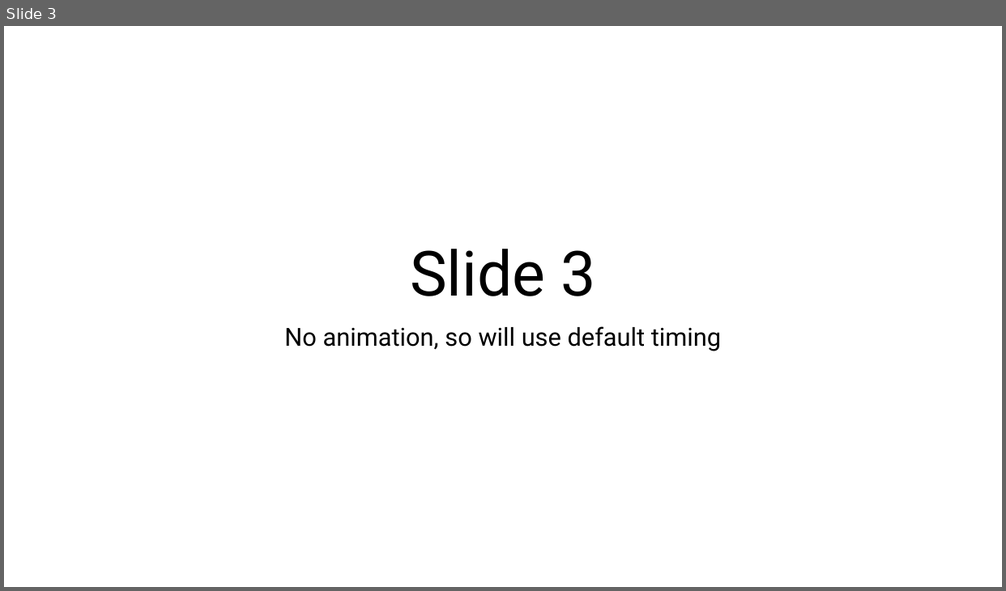
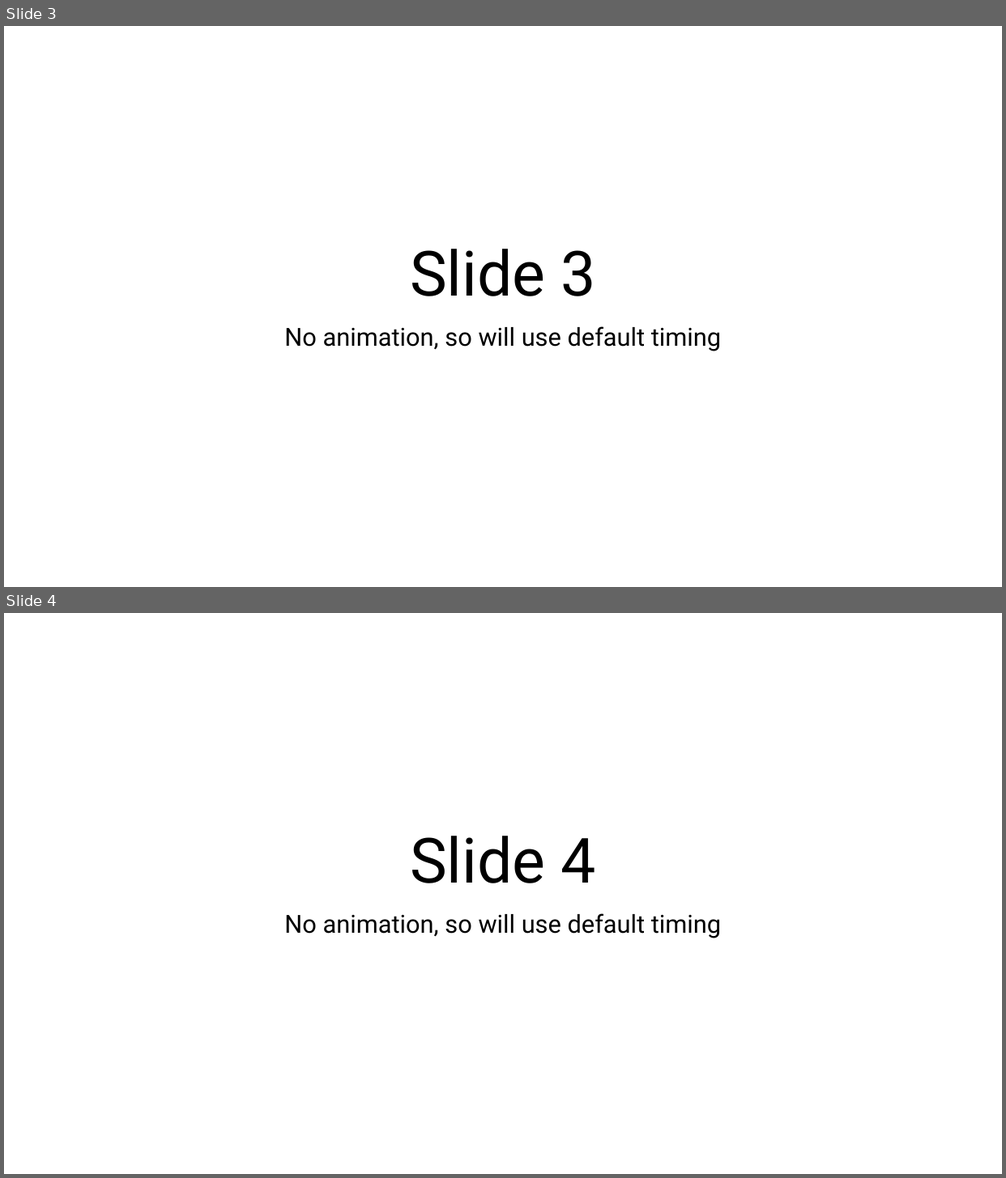
Before and after one commit to benhar-dev/project-pptx2training, a slide deck: test.pptx. Shown one above the other, each under a label of ours: slide 3 before the commit, slides 3 and 4 after it. The pictures are 1006x591 and 1006x1178 pixels, drawn with LibreOffice and Linux fonts; fonts in the diff are those of the drawing. Boxes give left, top, right and bottom in pixels: in the first picture for what was removed or moved away, otherwise in the second. Text is boxed around its words. In the diff, an @@ line names an element or a change of style, - is before the commit and + after.

Commit message:
working slide videos

```diff
--- a/test.pptx
+++ b/test.pptx
@@ slide 4 added at box(4, 613, 1002, 1174), background #FFFFFF @@
@@ title added at box(410, 836, 595, 884), 60 pt, text #000000 @@
+Slide 4
@@ subtitle added at box(284, 914, 721, 939), 24 pt, text #000000 @@
+No animation, so will use default timing
```
Also in this commit, not shown: 16 other files.
